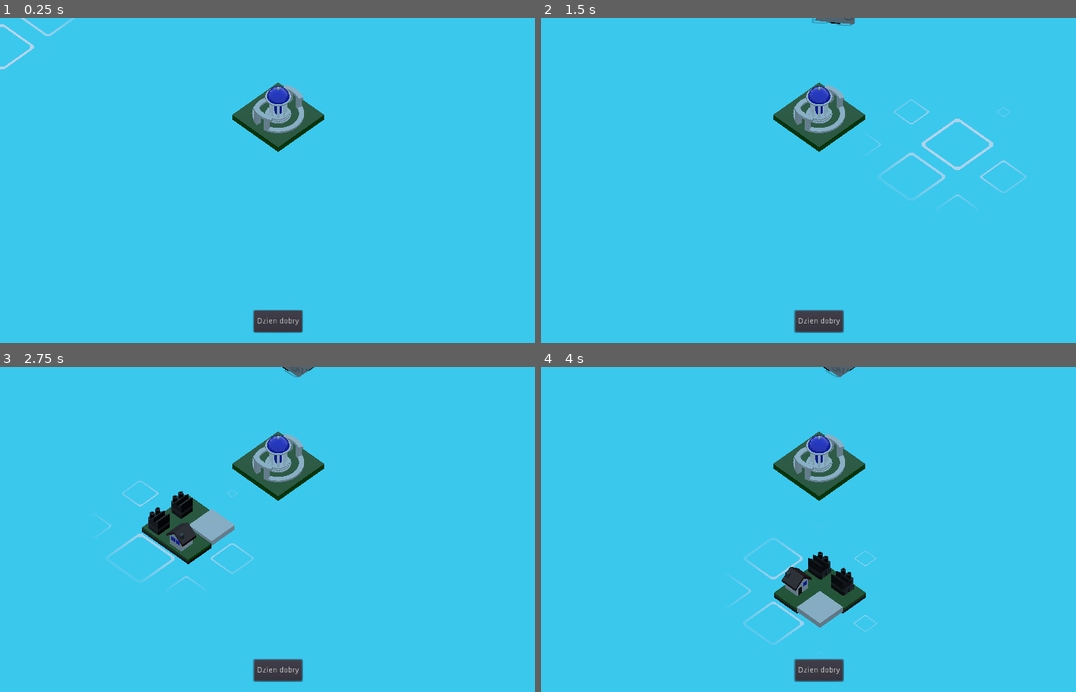
Above: before the commit, frames 1-4 (two rows, left to right).
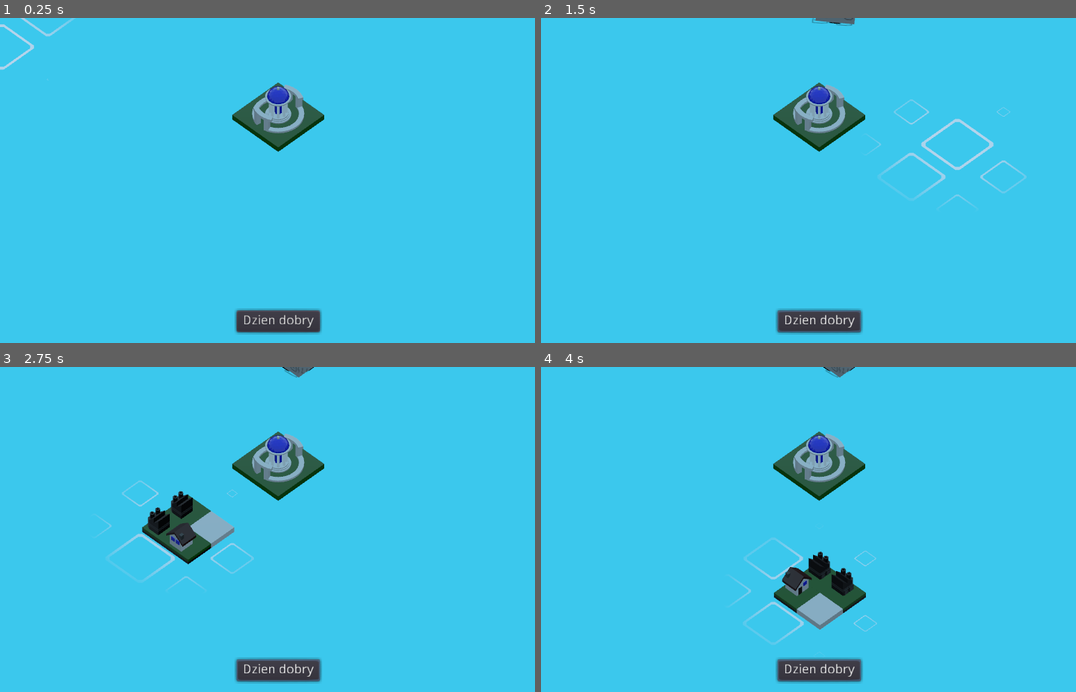
Above: after the commit, the same moments.

Repository: RudyMis/roll-the-dice
Game: Godot game, scene res://scenes/grid.tscn
The game is run twice, just before and just after one commit, with the same random seed, the same clock (stepped at 60 frames per second) and the same inputs.
Inputs (mouse positions are in pixels of both pictures, inside the frame that each line leads up to):
- Up to frame 1 (0.25 s): no input
- Up to frame 2 (1.5 s): click "Dzien dobry" at 0.5 s; move the mouse to (942, 164) at 1.27 s; press the mouse at (942, 164) at 1.28 s; hold Right (right) from 1.28 s (still down)
- Up to frame 3 (2.75 s): move the mouse to (165, 545) at 2.02 s; release Right (right) at 2.03 s; release the mouse at (165, 545) at 2.03 s; hold Left (left) from 2.03 s (still down); right-click (165, 545) at 2.1 s
- Up to frame 4 (4 s): move the mouse to (872, 458) at 2.77 s; release Left (left) at 2.78 s; press the mouse at (872, 458) at 2.78 s; hold Right (right) from 2.78 s (still down); move the mouse to (792, 594) at 3.52 s; release the mouse at (792, 594) at 3.53 s; right-click (792, 594) at 3.6 s; click (792, 594) at 3.67 s

The runs differ from the first frame. In frame 1, 1.0% of the frame differs, in the area x 0-61%, y 0-98%; in frame 2, 1.2%; in frame 3, 1.4%; in frame 4, 1.4%, in the area x 36-63%, y 0-98%.

Commit message:
tweaks

Diff:
--- a/project.godot
+++ b/project.godot
@@ -46,10 +46,18 @@
 
 SideGenerator="*res://autoload/side_generator.gd"
 
+[display]
+
+window/dpi/allow_hidpi=true
+
 [global]
 
 cast=false
-hidpi=false
+hidpi=true
+
+[gui]
+
+theme/use_hidpi=true
 
 [input]
 
@@ -86,4 +94,5 @@
 
 [rendering]
 
+quality/filters/msaa=1
 environment/default_environment="res://default_env.tres"
--- a/scenes/TileAdder.gd
+++ b/scenes/TileAdder.gd
@@ -94,4 +94,6 @@
 		nice_grid.disable_main_tile()
 	current_tile = tile
 	add_child(current_tile)
+	start_transform = current_tile.transform
+	target_transform = current_tile.transform
 	tile.into_tile()
--- a/scenes/tiles/field.tscn
+++ b/scenes/tiles/field.tscn
@@ -134,43 +134,43 @@
 [node name="mesh" type="Spatial" parent="."]
 
 [node name="wheat_1" type="MeshInstance" parent="mesh"]
-transform = Transform( 49.4086, -7.66761, 0, 7.66761, 49.4086, 0, 0, 0, 50, -0.247562, -8.94383e-05, 0.269049 )
+transform = Transform( 49.4086, -7.66761, 0, 7.66761, 49.4086, 0, 0, 0, 50, -0.247562, -0.0503525, 0.269049 )
 mesh = SubResource( 1 )
 skeleton = NodePath("../..")
 material/0 = null
 
 [node name="wheat_2" type="MeshInstance" parent="mesh"]
-transform = Transform( 49.5761, -6.4971, 0, 6.4971, 49.5761, 0, 0, 0, 50, -0.189509, -8.94085e-05, 0.0951284 )
+transform = Transform( 49.5761, -6.4971, 0, 6.4971, 49.5761, 0, 0, 0, 50, -0.189509, -0.0503524, 0.0951284 )
 mesh = SubResource( 1 )
 skeleton = NodePath("../..")
 material/0 = null
 
 [node name="wheat_3" type="MeshInstance" parent="mesh"]
-transform = Transform( 49.4086, 7.66761, 0, -7.66761, 49.4086, 0, 0, 0, 50, -0.174135, -8.93787e-05, 0.202462 )
+transform = Transform( 49.4086, 7.66761, 0, -7.66761, 49.4086, 0, 0, 0, 50, -0.174135, -0.0503524, 0.202462 )
 mesh = SubResource( 1 )
 skeleton = NodePath("../..")
 material/0 = null
 
 [node name="wheat_6" type="MeshInstance" parent="mesh"]
-transform = Transform( 49.9506, -2.22136, 0, 2.22136, 49.9506, 0, 0, 0, 50, -0.111939, -8.94681e-05, 0.320846 )
+transform = Transform( 49.9506, -2.22136, 0, 2.22136, 49.9506, 0, 0, 0, 50, -0.111939, -0.0503525, 0.320846 )
 mesh = SubResource( 1 )
 skeleton = NodePath("../..")
 material/0 = null
 
 [node name="wheat_4" type="MeshInstance" parent="mesh"]
-transform = Transform( 49.3544, 8.00879, 0, -8.00879, 49.3544, 0, 0, 0, 50, -0.0472859, -8.94383e-05, 0.103177 )
+transform = Transform( 49.3544, 8.00879, 0, -8.00879, 49.3544, 0, 0, 0, 50, -0.0472859, -0.0503525, 0.103177 )
 mesh = SubResource( 1 )
 skeleton = NodePath("../..")
 material/0 = null
 
 [node name="wheat_5" type="MeshInstance" parent="mesh"]
-transform = Transform( 49.8933, 3.2646, 0, -3.2646, 49.8933, 0, 0, 0, 50, -0.00614567, -8.94532e-05, 0.27533 )
+transform = Transform( 49.8933, 3.2646, 0, -3.2646, 49.8933, 0, 0, 0, 50, -0.00614567, -0.0503525, 0.27533 )
 mesh = SubResource( 1 )
 skeleton = NodePath("../..")
 material/0 = null
 
 [node name="field" type="MeshInstance" parent="mesh"]
-transform = Transform( 50, 0, 0, 0, 50, 0, 0, 0, 50, 0.005, 0, -0.005 )
+transform = Transform( 50, 0, 0, 0, 50, 0, 0, 0, 50, 0, -0.050263, 0 )
 mesh = SubResource( 2 )
 skeleton = NodePath("../..")
 material/0 = null
--- a/scenes/tiles/water.tscn
+++ b/scenes/tiles/water.tscn
@@ -24,7 +24,7 @@
 script = ExtResource( 2 )
 
 [node name="mesh" type="MeshInstance" parent="."]
-transform = Transform( 50, 0, 0, 0, 50, 0, 0, 0, 50, 0.005, 0, -0.005 )
+transform = Transform( 50, 0, 0, 0, 50, 0, 0, 0, 50, 0, -0.05, 0 )
 mesh = SubResource( 1 )
 material/0 = null
 
